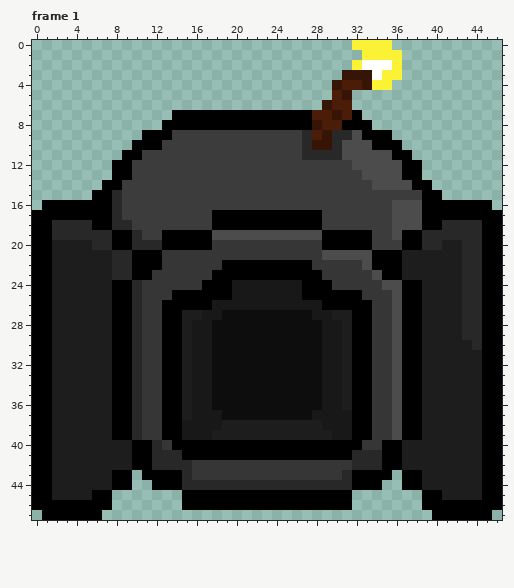
Two versions of one pixel-art file, data/shooter low.aseprite. Above is the file before it was changed.
47x48 pixels, 1 frame. Colours within 5 levels of each other are drawn and written as one. Shown: frame 1. The commit also changed other frames, which this record leaves out.
Once edited:
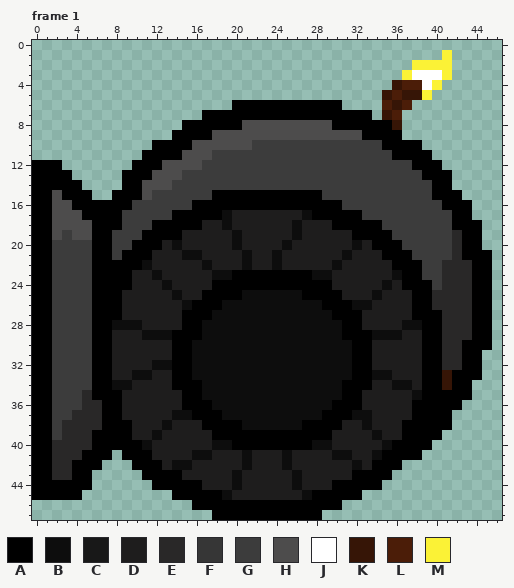
Palette (. is transparent): A #000000  B #0d0d0d  C #181818  D #1e1d1d  E #292828  F #363636  G #3c3c3c  H #4d4c4c  J #ffffff  K #361506  L #4b1d08  M #fbf236
What changed:
layer "left" added
layer "Layer 1" removed
--- frame 1
@@ x 0..46 @@
- 0 ................................MMMM...........
- 1 .................................MMMM..........
- 2 ................................MJJJM..........
- 3 ...............................KKKJMM..........
- 4 ..............................KLLKMM...........
- 5 ..............................LK...............
- 6 .............................KLL...............
- 7 ..............AAAAAAAAAAAAAALLKLA..............
- 8 .............AAAAAAAAAAAAAAAKLLAAA.............
- 9 ...........AAAGGGGGGGGGGGGGELKEEHAAA...........
-10 ..........AAAGGGGGGGGGGGGGGEKKEHHHAAA..........
-11 .........AAGGGGGGGGGGGGGGGGEEEEHHHHHAA.........
-12 ........AAGGGGGGGGGGGGGGGGGGGGGGHHHHHAA........
-13 ........AAGGGGGGGGGGGGGGGGGGGGGGGHHHHAA........
-14 .......AAGGGGGGGGGGGGGGGGGGGGGGGGGHHHHAA.......
-15 ......AAEGGGGGGGGGGGGGGGGGGGGGGGGGGGGGGAA......
-16 .AAAAAAAEGGGGGGGGGGGGGGGGGGGGGGGGGGGHHHAAAAAAA.
-17 AAAAAAAAEGGGGGGGGGAAAAAAAAAAAGGGGGGGHHHAAAAAAAA
-18 AAEEEEAAEEGGGGGGGGAAAAAAAAAAAGGGGGGGHHHAAEEEEAA
-19 AAEEEEEEAAEGGAAAAAHHHHHHHHHHHAAAAAGGHAAEEEEEEAA
-20 AADDDDEEAAEEEAAAAAFFFFFFFFFFFAAAAAGGGAAEEDDEEAA
-21 AADDDDDDEEAAAFFFFFFFFFFFFFFFFHHHHHAAADDDDDDEEAA
-22 AADDDDDDEEAAAFFFFFFAAAAAAAAAFFFFFHAAADDDDDDEEAA
-23 AADDDDDDEEAAFFFFFFAAAAAAAAAAAFFFFFHAADDDDDDEEAA
-24 AADDDDDDAAEFFFFFFAAACCCCCCCAAAFFFFFHHAADDDDEEAA
-25 AADDDDDDAAEFFFAAAAAACCCCCCCAAAAAAFFFHAADDDDEEAA
-26 AADDDDDDAAEFFAAAAACCCCCCCCCCCAAAAAFFHAADDDDEEAA
-27 AADDDDDDAAEFFAADDCCBBBBBBBBBCCDDAAFFHAADDDDEEAA
-28 AADDDDDDAAEFFAADCCBBBBBBBBBBBCCDAAFFHAADDDDEEAA
-29 AADDDDDDAAEFFAADCCBBBBBBBBBBBCCDAAFFHAADDDDEEAA
-30 AADDDDDDAAEFFAADCCBBBBBBBBBBBCCDAAFFHAADDDDDEAA
-31 AADDDDDDAAEFFAADCCBBBBBBBBBBBCCDAAFFHAADDDDDDAA
-32 AADDDDDDAAEFFAADCCBBBBBBBBBBBCCDAAFFHAADDDDDDAA
-33 AADDDDDDAAEFFAADCCBBBBBBBBBBBCCDAAFFHAADDDDDDAA
-34 AADDDDDDAAEFFAADCCBBBBBBBBBBBCCDAAFFHAADDDDDDAA
-35 AADDDDDDAAEFFAADCCBBBBBBBBBBBCCDAAFFHAADDDDDDAA
-36 AADDDDDDAAEFFAADCCBBBBBBBBBBBCCDAAFFHAADDDDDDAA
-37 AADDDDDDAAEFFAADCCCBBBBBBBBBCCCCAAFFHAADDDDDDAA
-38 AADDDDDDAAEFFAACCCCDDDDDDDDDDCCCAAFFHAADDDDDDAA
-39 AADDDDDDAAEFFAACCCDDDDDDDDDDDDCCAAFFHAADDDDDDAA
-40 AADDDDDDDDAAEFAAAAAAAAAAAAAAAAAAAFFAADDDDDDDDAA
-41 AADDDDDDDDAAEEEAAAAAAAAAAAAAAAAAEEEAADDDDDDDDAA
-42 AADDDDDDDDAAEEEEFFFFFFFFFFFFFFFFEEEAADDDDDDDDAA
-43 AADDDDDDAA.AAAAEFFFFFFFFFFFFFFFEAAAA.AADDDDDDAA
-44 AADDDDDDAA..AAAEEEEEEEEEEEEEEEEEAAA..AADDDDDDAA
-45 AADDDDAA.......AAAAAAAAAAAAAAAAA.......AADDDDAA
-46 AAAAAAAA.......AAAAAAAAAAAAAAAAA.......AAAAAAAA
-47 .AAAAAA.................................AAAAAA.
+ 0 ...............................................
+ 1 .........................................M.....
+ 2 ......................................MMMM.....
+ 3 .....................................MJJJM.....
+ 4 ....................................KLLJM......
+ 5 ...................................KLKKM.......
+ 6 ....................AAAAAAAAAAA....LKL.........
+ 7 .................AAAAAAAAAAAAAAAAA.KL..........
+ 8 ...............AAAAAAHHHHHHHHHAAAAAAK..........
+ 9 ..............AAAAHHHHHHHHHHHHHHHAAAA..........
+10 ............AAAAHHHHHHGGGGGGGGGGGGGAAAA........
+11 ...........AAAAHHHGGGGGGGGGGGGGGGGGGAAAA.......
+12 AAA.......AAAHHHHGGGGGGGGGGGGGGGGGGGGGAAA......
+13 AAAA.....AAAHHHGGGGGGGGGGGGGGGGGGGGGGGGAAA.....
+14 AAAAA....AAHHHGGGGGGGGGGGGGGGGGGGGGGGGGGAA.....
+15 AAHAAA..AAAHGGGGGGAAAAAAAAAAAGGGGGGGGGGGAAA....
+16 AAHHAAAAAAGGGGGGAAAAAAAAAAAAAAAGGGGGGGGGGAAA...
+17 AAHHHAAAAGGGGGAAAAABDDDDDDDBAAAAAGGGGGGGGGAA...
+18 AAHHHHAAAGGGAAAAADDBDDDDDDBDDDAAAAAGGGGGGGAAA..
+19 AAHGHHAAGGGAAAADDDDDBDDDDDBDDDDDAAAAGGGGGGEAA..
+20 AAGGGGAAGGAAADBDDDDDBDDDDBDDDDDDBDAAAGGGGGEAA..
+21 AAGGGGAAGAAADDDBBDDDDBDDBDDDDDDBDDDAAAGGGGEAAA.
+22 AAGGGGAAAAABDDDDDBDDDBDDBDDDDDBDDDDDAAAGGEEEAA.
+23 AAGGGGAAAADDBDDDDDBBAAAAAAAABBDDDDDDBAAGGEEEAA.
+24 AAGGGGAAAADDDBDDDDAAAAAAAAAAAADDDDDBDAAAGEEEAA.
+25 AAGGGGAAADDDDDBDDAAAABBBBBBAAAADDDBDDDAAEEEEAA.
+26 AAGGGGAAADDDDDDBAAABBBBBBBBBBAAABBDDDDAAEEEEAA.
+27 AAGGGGAAADDDDDDAAABBBBBBBBBBBBAAADDDDDAAAEEEAA.
+28 AAGGGGAABBBDDDDAABBBBBBBBBBBBBBAADDDDBBAAEEEAA.
+29 AAGGGGAADDDBBBAAABBBBBBBBBBBBBBAAABBBDDAAEEEAA.
+30 AAGGGGAADDDDDDAABBBBBBBBBBBBBBBBAADDDDDAAEEAAA.
+31 AAGGGGAADDDDDDAABBBBBBBBBBBBBBBBAADDDDDAAEEAA..
+32 AAGGGGAADDDDBBAABBBBBBBBBBBBBBBBAADDDDDAAEEAA..
+33 AAGGGGAADDBBDDAABBBBBBBBBBBBBBBBAABBDDDAAKAAA..
+34 AAGGGGAABBDDDDAAABBBBBBBBBBBBBBAAADDBBDAAKAA...
+35 AAGGGEAAADDDDDDAABBBBBBBBBBBBBBAADDDDDBAAAAA...
+36 AAGGGEEAADDDDDDAAABBBBBBBBBBBBAAADDDDDAAAAA....
+37 AAGGEEEAADDDDDBBAAABBBBBBBBBBAAABBDDDDAAAA.....
+38 AAGEEEEAAADDDBDDDAAAABBBBBBAAAADDBDDDAAAAA.....
+39 AAGEEEAAAADDBDDDDDAAAAAAAAAAAADDDDBDDAAAA......
+40 AAEEEEAAAAABDDDDDDBBAAAAAAAABBDDDDDBAAAA.......
+41 AAEEEAAA.AAADDDDBBDDDBDDDBDDDDBBDDBAAAA........
+42 AAEEAAA...AAADBBDDDDDBDDDBDDDDDDBDAAA..........
+43 AAEEAA.....AAAADDDDDBDDDDDBDDDDDAAAA...........
+44 AAAAAA......AAAAADDDBDDDDDBDDDAAAAA............
+45 AAAAA.........AAAAABDDDDDDDBAAAAA..............
+46 ................AAAAAAAAAAAAAAA................
+47 ..................AAAAAAAAAAA..................
Boxes around the changes in both pictures, in picture pixels (x1, y1, x2, y2):
changed: (32, 40, 502, 520)
